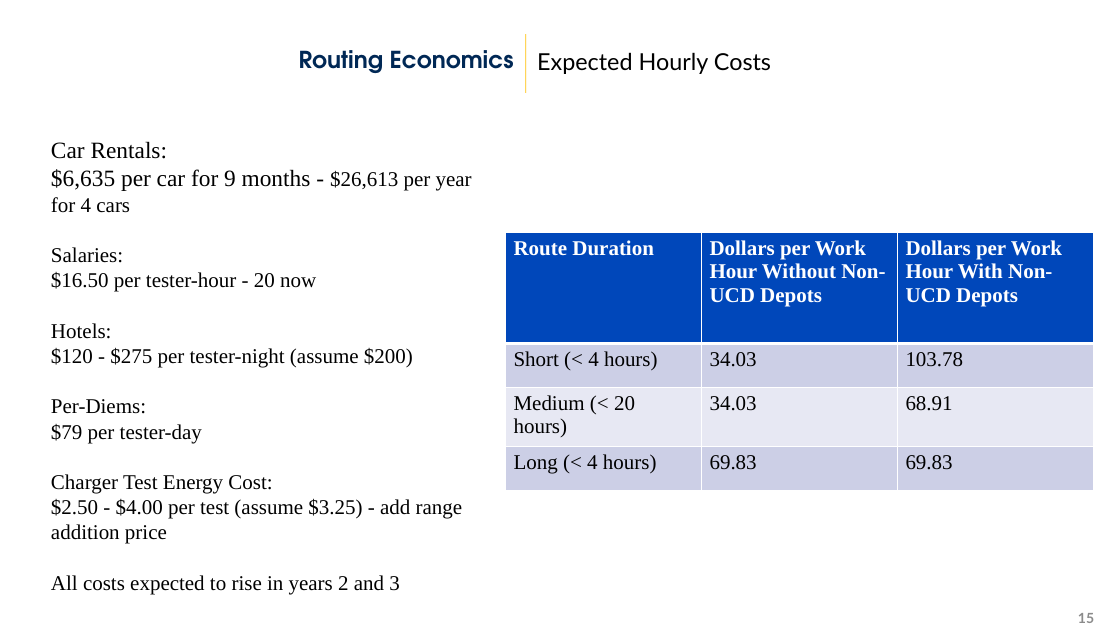
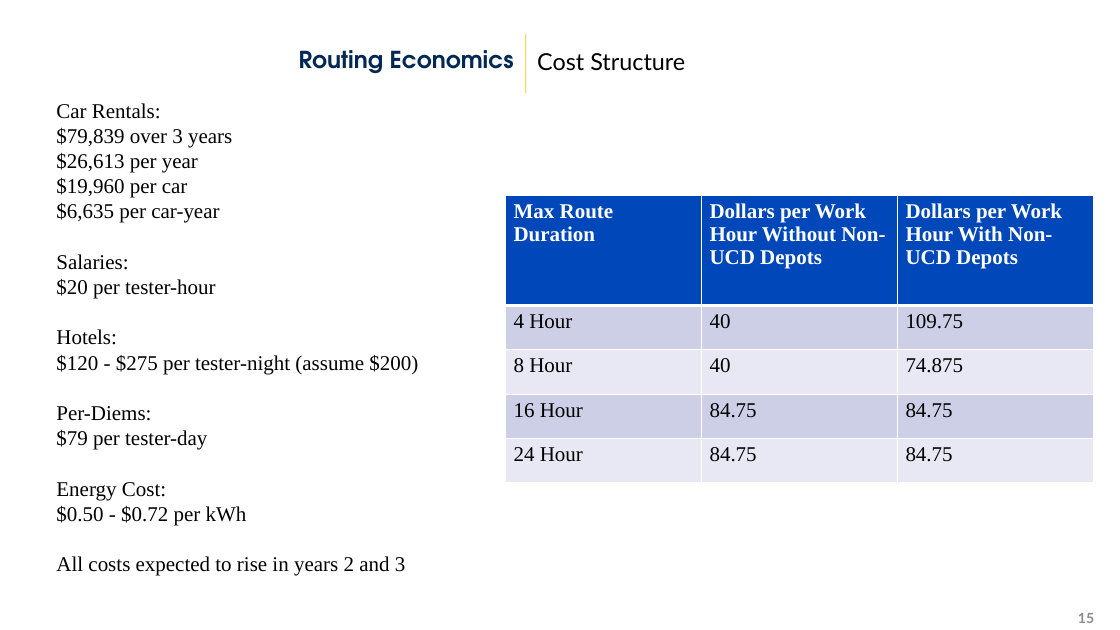
Before and after one commit to airabino/electric_vrp, a slide deck: slide 15 of 02_07_24.pptx. Drawn at 1120x630 pixels with LibreOffice and Linux fonts; fonts in the diff are those of the drawing; background and template pictures are left out. Boxes give left, top, right and bottom in pixels: in the first picture for what was removed or moved away, otherwise in the second. Text is boxed around its words. In the diff, an @@ line names an element or a change of style, - is before the commit and + after.

```diff
--- a/02_07_24.pptx
+++ b/02_07_24.pptx
@@ text at box(537, 53, 685, 71): text changed @@
-Expected Hourly Costs
+Cost Structure
@@ text "Car Rentals:": place and size @@
-text "Car Rentals:" at box(51, 141, 472, 595)
+text "Car Rentals:" at box(56, 103, 418, 576)
@@ text at box(56, 103, 161, 119): size 20 to 18 pt in "Car Rentals:" @@
@@ text at box(56, 127, 232, 223): text changed; size 20 to 18 pt @@
-$6,635 per car for 9 months - $26,613 per year for 4 cars
+$79,839 over 3 years
+$26,613 per year
+$19,960 per car
+$6,635 per car-year
@@ table at box(505, 195, 1092, 482) @@
-row 1: Route Duration | Dollars per Work Hour Without Non-UCD Depots | Dollars per Work Hour With Non-UCD Depots
-row 2: Short (< 4 hours) | 34.03 | 103.78
-row 3: Medium (< 20 hours) | 34.03 | 68.91
-row 4: Long (< 4 hours) | 69.83 | 69.83
+row 1: Max Route Duration | Dollars per Work Hour Without Non-UCD Depots | Dollars per Work Hour With Non-UCD Depots
+row 2: 4 Hour | 40 | 109.75
+row 3: 8 Hour | 40 | 74.875
+row 4: 16 Hour | 84.75 | 84.75
+row 5: 24 Hour | 84.75 | 84.75
@@ table: place and size @@
-table at box(505, 233, 1092, 478)
+table at box(505, 195, 1092, 482)
@@ text at box(56, 278, 215, 299): text changed @@
-$16.50 per tester-hour - 20 now
+$20 per tester-hour
@@ text at box(56, 482, 247, 526): text changed @@
-Charger Test Energy Cost:
-$2.50 - $4.00 per test (assume $3.25) - add range addition price
+Energy Cost:
+$0.50 - $0.72 per kWh
```
Also in this commit, not shown: 1 slide added, 19 other files.
